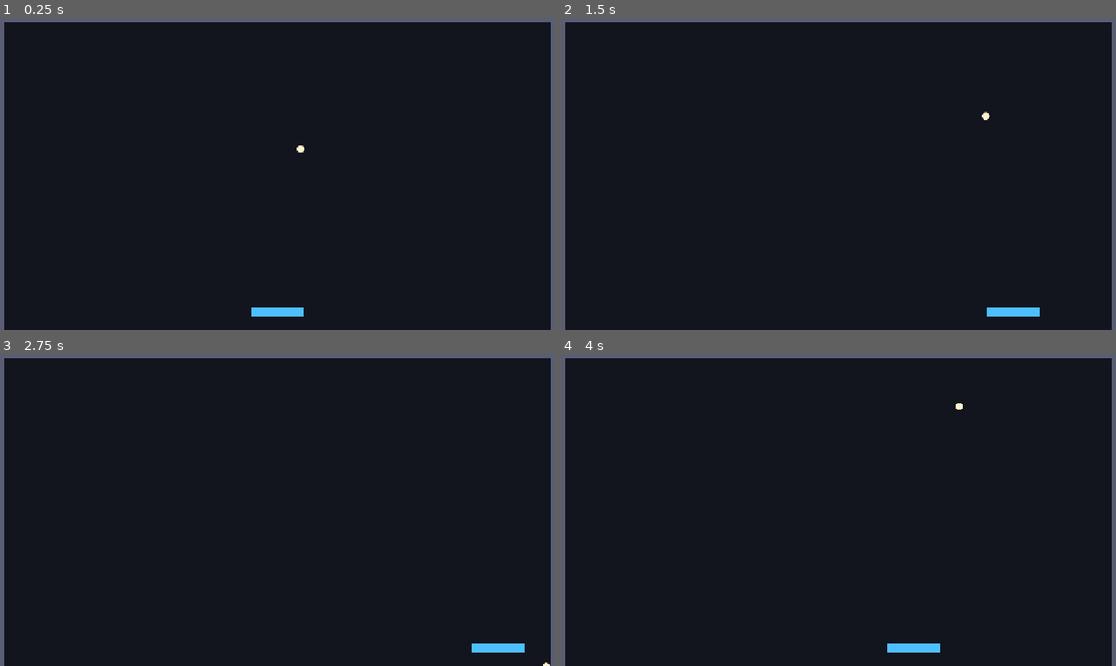
Above: before the commit, frames 1-4 (two rows, left to right).
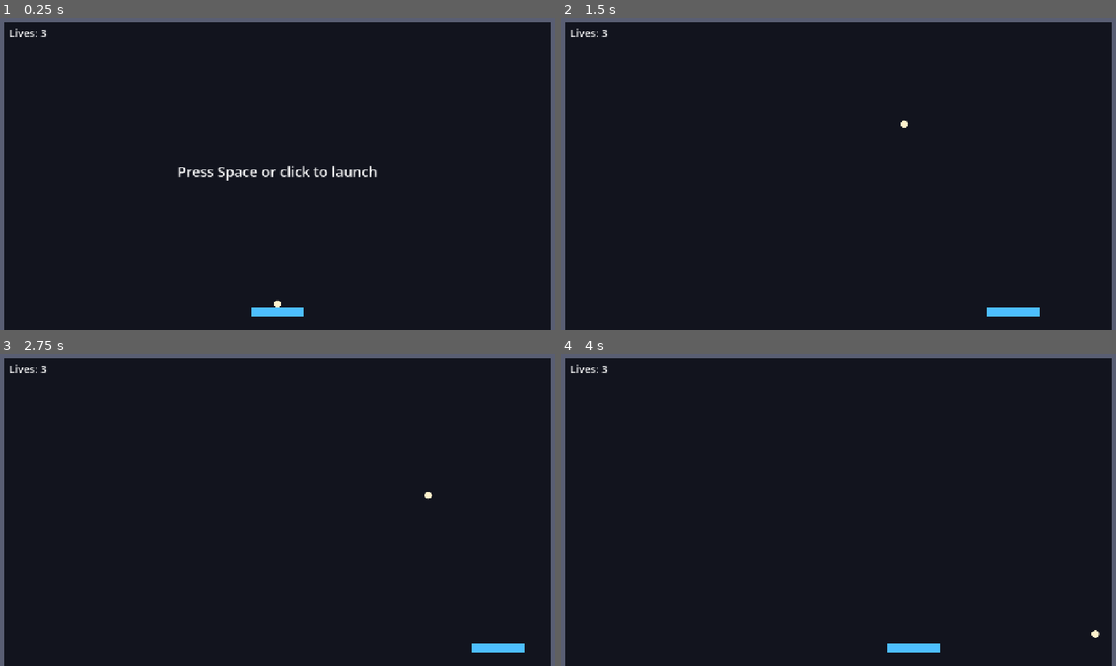
Above: after the commit, the same moments.

Repository: pero-grubac/brick-breaker
Game: Godot game, scene res://scenes/game/game.tscn
The game is run twice, just before and just after one commit, with the same random seed, the same clock (stepped at 60 frames per second) and the same inputs.
Inputs (mouse positions are in pixels of both pictures, inside the frame that each line leads up to):
- Up to frame 1 (0.25 s): no input
- Up to frame 2 (1.5 s): tap Space (launch) at 0.5, 1.35 s; move the mouse to (960, 155) at 0.52 s; hold Right (move_right) 0.53-1.28 s; hold Space (launch) 0.53-1.28 s; move the mouse to (727, 186) at 1.27 s; hold Left (move_left) from 1.28 s (still down)
- Up to frame 3 (2.75 s): move the mouse to (333, 438) at 2.02 s; release Left (move_left) at 2.03 s; hold Right (move_right) from 2.03 s (still down); hold Space (launch) from 2.03 s (still down)
- Up to frame 4 (4 s): move the mouse to (810, 572) at 2.77 s; release Space (launch) at 2.78 s; tap Space (launch) at 2.85 s; move the mouse to (1010, 553) at 3.52 s; release Right (move_right) at 3.53 s; hold Left (move_left) from 3.53 s (still down); hold Space (launch) from 3.53 s (still down)

The runs differ from the first frame. In frame 1, 0.7% of the frame differs, in the area x 1-68%, y 3-93%; in frame 2, 0.1%; in frame 3, 0.1%; in frame 4, 0.1%.

Commit message:
feat: lives, serve from paddle, game over and HUD
Add tools/check_scripts.gd to compile-check all scripts, since
--check-only cannot resolve autoload names.

Diff:
--- a/scenes/game/game.gd
+++ b/scenes/game/game.gd
@@ -1,25 +1,82 @@
 extends Node2D
 
-## Main game scene. For now it only launches the ball and relaunches it when it falls out;
-## lives and launching from the paddle come in a later step.
+## Main game scene: owns the game state (serving, playing, game over) and the lives count.
+## The ball sits on the paddle until `launch`; losing the last ball costs a life.
 
-@export var ball_start_position: Vector2 = Vector2(640, 400)
-@export var ball_start_angle_deg: float = -60.0
+enum State { SERVING, PLAYING, GAME_OVER }
 
+const MSG_SERVE := "Press Space or click to launch"
+const MSG_GAME_OVER := "Game over\nPress Space or click to restart"
+
+@export var starting_lives: int = 3
+## Launch direction, in degrees from vertical (positive = to the right).
+@export var launch_angle_deg: float = 20.0
+## Gap between the paddle top and the ball while serving.
+@export var serve_gap: float = 1.0
+
+var _state: State = State.SERVING
+var _lives: int = 0
+var _balls_in_play: Array[Ball] = []
+
+@onready var _paddle: Paddle = $Paddle
 @onready var _ball: Ball = $Ball
+@onready var _hud: Hud = $HUD
 
 
 func _ready() -> void:
+	# Run after the paddle each physics tick, so a served ball follows the paddle's new position.
+	process_physics_priority = 1
 	_ball.exited_bottom.connect(_on_ball_exited_bottom)
-	_reset_ball()
+	_lives = starting_lives
+	EventBus.lives_changed.emit(_lives)
+	_serve()
 
 
-func _reset_ball() -> void:
-	_ball.position = ball_start_position
-	# Teleport: skip interpolating from the old position to the new one.
-	_ball.reset_physics_interpolation()
-	_ball.launch(Vector2.from_angle(deg_to_rad(ball_start_angle_deg)))
+func _physics_process(_delta: float) -> void:
+	if _state == State.SERVING:
+		_place_ball_on_paddle()
 
 
-func _on_ball_exited_bottom(_lost_ball: Ball) -> void:
-	_reset_ball()
+func _unhandled_input(event: InputEvent) -> void:
+	if not event.is_action_pressed("launch"):
+		return
+	match _state:
+		State.SERVING:
+			_launch()
+		State.GAME_OVER:
+			get_tree().reload_current_scene()
+
+
+func _serve() -> void:
+	_state = State.SERVING
+	_ball.stop()
+	_place_ball_on_paddle()
+	_ball.reset_physics_interpolation()
+	_hud.show_message(MSG_SERVE)
+
+
+func _launch() -> void:
+	_state = State.PLAYING
+	_hud.hide_message()
+	_balls_in_play = [_ball]
+	_ball.launch(Vector2.UP.rotated(deg_to_rad(launch_angle_deg)))
+
+
+func _place_ball_on_paddle() -> void:
+	var y_offset := _paddle.height / 2.0 + _ball.radius + serve_gap
+	_ball.position = _paddle.position - Vector2(0.0, y_offset)
+
+
+func _on_ball_exited_bottom(ball: Ball) -> void:
+	_balls_in_play.erase(ball)
+	if not _balls_in_play.is_empty():
+		return
+	EventBus.ball_lost.emit()
+	_lives -= 1
+	EventBus.lives_changed.emit(_lives)
+	if _lives > 0:
+		_serve()
+	else:
+		_state = State.GAME_OVER
+		EventBus.game_over.emit()
+		_hud.show_message(MSG_GAME_OVER)
--- a/scenes/game/game.tscn
+++ b/scenes/game/game.tscn
@@ -3,6 +3,7 @@
 [ext_resource type="Script" path="res://scenes/game/game.gd" id="1_game"]
 [ext_resource type="PackedScene" path="res://scenes/game/paddle.tscn" id="1_7h61r"]
 [ext_resource type="PackedScene" path="res://scenes/game/ball.tscn" id="2_ball"]
+[ext_resource type="PackedScene" path="res://scenes/game/hud.tscn" id="3_hud"]
 
 [sub_resource type="RectangleShape2D" id="RectangleShape2D_side"]
 size = Vector2(20, 720)
@@ -72,4 +73,6 @@
 max_x = 1260.0
 
 [node name="Ball" parent="." instance=ExtResource("2_ball")]
-position = Vector2(640, 400)
+position = Vector2(640, 651)
+
+[node name="HUD" parent="." instance=ExtResource("3_hud")]
--- /dev/null
+++ b/scenes/game/hud.gd
@@ -0,0 +1,24 @@
+class_name Hud
+extends CanvasLayer
+
+## In-game HUD: lives counter (driven by EventBus) and a center message set by Game.
+
+@onready var _lives_label: Label = $LivesLabel
+@onready var _message_label: Label = $MessageLabel
+
+
+func _ready() -> void:
+	EventBus.lives_changed.connect(_on_lives_changed)
+
+
+func show_message(text: String) -> void:
+	_message_label.text = text
+	_message_label.show()
+
+
+func hide_message() -> void:
+	_message_label.hide()
+
+
+func _on_lives_changed(lives: int) -> void:
+	_lives_label.text = "Lives: %d" % lives
--- /dev/null
+++ b/scenes/game/hud.tscn
@@ -0,0 +1,24 @@
+[gd_scene format=3]
+
+[ext_resource type="Script" path="res://scenes/game/hud.gd" id="1_hud"]
+
+[node name="HUD" type="CanvasLayer"]
+script = ExtResource("1_hud")
+
+[node name="LivesLabel" type="Label" parent="."]
+offset_left = 32.0
+offset_top = 28.0
+offset_right = 232.0
+offset_bottom = 62.0
+theme_override_font_sizes/font_size = 24
+text = "Lives: 3"
+
+[node name="MessageLabel" type="Label" parent="."]
+anchors_preset = 15
+anchor_right = 1.0
+anchor_bottom = 1.0
+grow_horizontal = 2
+grow_vertical = 2
+theme_override_font_sizes/font_size = 32
+horizontal_alignment = 1
+vertical_alignment = 1
--- /dev/null
+++ b/tools/check_scripts.gd
@@ -0,0 +1,35 @@
+extends SceneTree
+
+## Compiles every .gd file in the project and exits with code 1 if any fails.
+## Unlike `--check-only`, this runs after autoloads are registered, so scripts that use
+## autoload names (EventBus, ...) compile correctly.
+##
+## Usage: godot --headless --path . -s res://tools/check_scripts.gd
+
+const SKIP_DIRS: Array[String] = ["res://addons"]
+
+
+func _initialize() -> void:
+	var paths: Array[String] = []
+	_collect("res://", paths)
+	# Reloading the running script itself crashes the VM.
+	paths.erase((get_script() as Script).resource_path)
+	var failed := 0
+	for path in paths:
+		var script := ResourceLoader.load(path, "", ResourceLoader.CACHE_MODE_IGNORE) as GDScript
+		if script == null or not script.can_instantiate():
+			failed += 1
+			print("FAILED ", path)
+	print("checked %d scripts, %d failed" % [paths.size(), failed])
+	quit(1 if failed > 0 else 0)
+
+
+func _collect(dir_path: String, out: Array[String]) -> void:
+	if dir_path.trim_suffix("/") in SKIP_DIRS:
+		return
+	for file in DirAccess.get_files_at(dir_path):
+		if file.ends_with(".gd"):
+			out.append(dir_path.path_join(file))
+	for sub in DirAccess.get_directories_at(dir_path):
+		if not sub.begins_with("."):  # .godot, .git
+			_collect(dir_path.path_join(sub), out)
Not shown, added: scenes/game/hud.gd.uid
Not shown, added: tools/check_scripts.gd.uid
